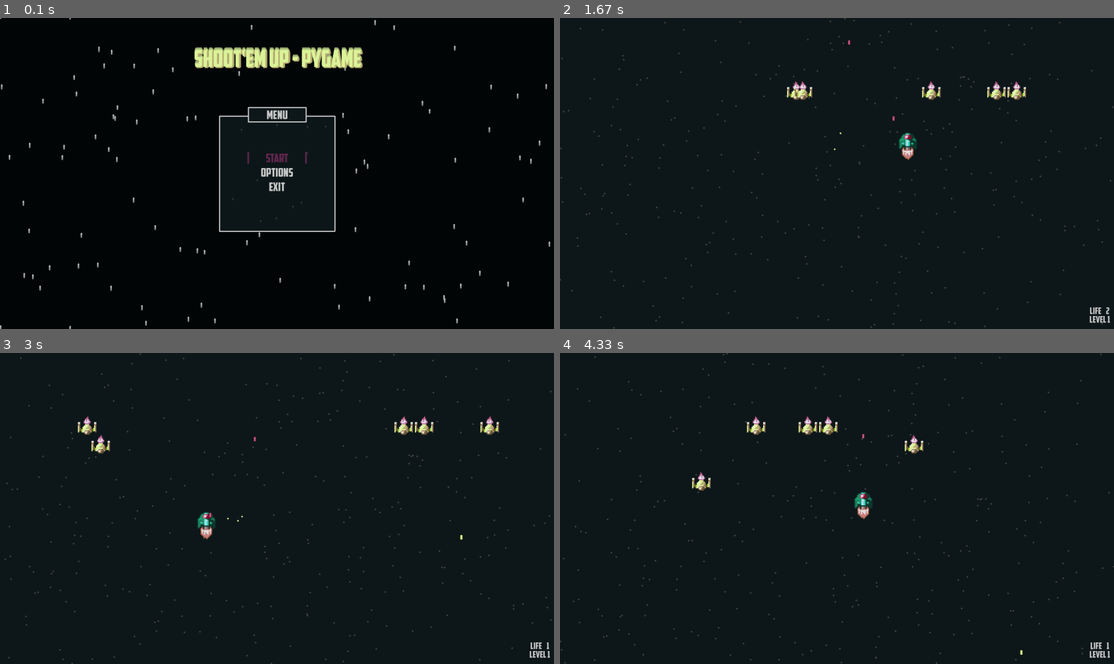
Above: before the commit, frames 1-4 (two rows, left to right).
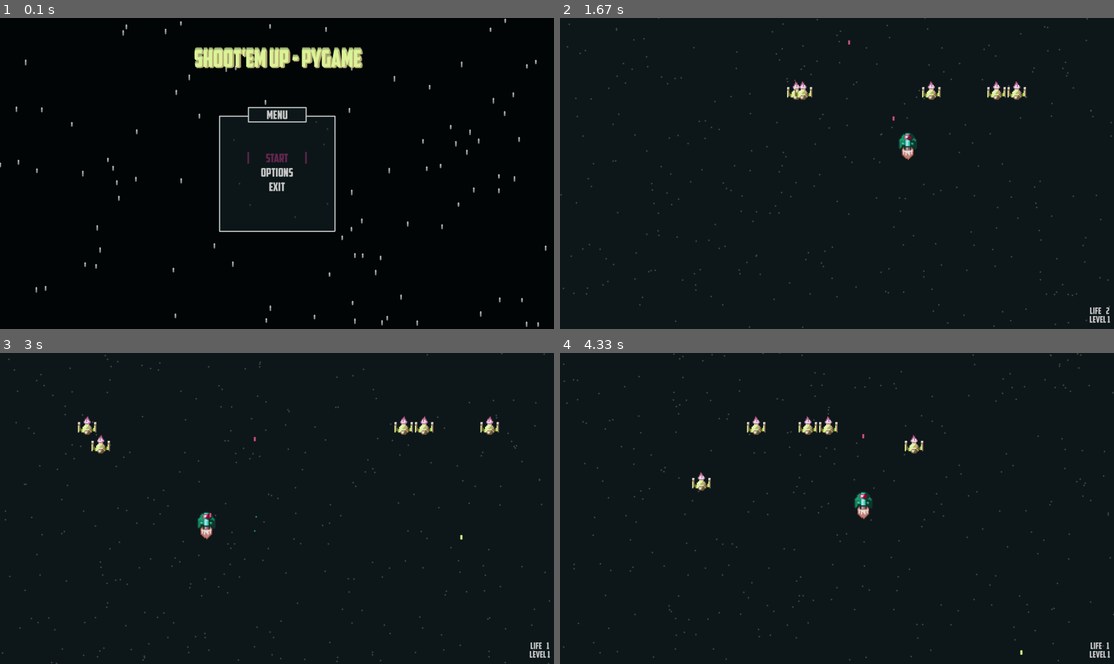
Above: after the commit, the same moments.

Repository: g-brrzzn/shootemup-Pygame
Game: pygame game, started from Game.py
Same seed, same stepped clock (60 frames per second), same inputs: the game is played once before the commit and once after it.
Inputs:
- Up to frame 1 (0.1 s): no input
- Up to frame 2 (1.67 s): tap Enter at 0.33 s; hold Up 0.67-1.13 s; hold Right 1.17-1.63 s; tap Space at 1.23, 1.53 s
- Up to frame 3 (3 s): hold Left 1.67-2.2 s; tap Space at 1.73, 2.03, 2.3, 2.63, 2.93 s; hold Down 2.23-2.53 s; hold Left 2.57-2.97 s
- Up to frame 4 (4.33 s): hold Up 3-3.37 s; tap Space at 3.07, 3.47, 3.77, 4.13 s; hold Right 3.4-4.03 s; hold Down from 4.07 s (still down)

The runs differ from the first frame. In frame 1, 1.1% of the frame differs, in the area x 0-100%, y 0-100%; in frame 2, 0.7%; in frame 3, 0.7%; in frame 4, 0.7%.

Commit message:
Refactor: particle system redesign (fixes #1)

Diff:
--- a/Game.py
+++ b/Game.py
@@ -6,6 +6,8 @@
 from classes.Bullet import Bullet
 from classes.Enemy import EnemyBase, Enemy1, Enemy2, Enemy3
 from classes.Player import Player
+from classes.particles.Fall import Fall
+from classes.particles.Explosion import Explosion
 from assets.AssetManager import AssetManager
 
 from states.Menu import Menu
@@ -15,7 +17,7 @@
 from states.GameOver import GameOver, Exit
 
 from constants.global_var import SCALE, config, FRAME_RATE, BACKGROUND_COLOR_GAME_1, BACKGROUND_COLOR_GAME_2, CONTROLS
-from constants.global_func import Fall, delta_time, vertical, text
+from constants.global_func import delta_time, vertical, text
 
 
 pygame.init()
@@ -46,7 +48,9 @@
         self.enemy_bullets = pygame.sprite.Group()
 
         self.player = Player((config.window_size[0] / 2, (config.window_size[1] / 2)+150), assets, self.all_sprites)
+        self.explosion = Explosion()
         self.background_fall = Fall(300)
+        self.particles = pygame.sprite.Group()
 
         self.next_state = "Pause"
         self.last_time = last_time
@@ -83,11 +87,13 @@
         self.player_bullets.update(dt)
         self.enemy_bullets.update(dt)
         self.background_fall.update(gravity=self.level*3/3)
+        self.explosion.update(dt)
+        self.particles.update(dt)
 
         enemy_hits = pygame.sprite.groupcollide(self.all_enemies, self.player_bullets, False, True)
         for enemy in enemy_hits:
+            self.explosion.create(enemy.rect.centerx, enemy.rect.centery)
             enemy.damage()
-            enemy.explosion.create(enemy.rect.centerx, enemy.rect.centery)
 
         player_hits = pygame.sprite.spritecollide(self.player, self.enemy_bullets, True)
         if player_hits:
@@ -117,6 +123,7 @@
         self.all_sprites.draw(surf)
 
         self.player.explosion.draw(surf)
+        self.explosion.draw(surf)
         for enemy in self.all_enemies:
             enemy.explosion.draw(surf)
 
--- a/classes/Enemy.py
+++ b/classes/Enemy.py
@@ -4,7 +4,7 @@
 from time import time
 
 from classes.Bullet import Bullet
-from constants.global_func import Explosion
+from classes.particles.Explosion import Explosion
 from constants.global_var import config, SCALED_SPRITE_SIZE
 
 class EnemyBase(pygame.sprite.Sprite):
@@ -23,6 +23,7 @@
         self.direction = choice([True, False])
         self.y_direction = False
         self.explosion = Explosion()
+        self.explosion.create(self.rect.centerx, self.rect.centery)
 
         self.last_time = time()
         self.last_damage = self.last_time
@@ -55,6 +56,7 @@
             pass
 
     def damage(self):
+        self.explosion.create(self.x, self.y)
         if self.life <= 1: self.kill()
         else: self.life -= 1
 
--- a/classes/Player.py
+++ b/classes/Player.py
@@ -3,8 +3,8 @@
 from pygame.locals import *
 
 from classes.Bullet import Bullet
-from constants.global_func import Explosion
-from constants.global_var import MAX_LIFE, CONTROLS, config, SPRITE_SIZE
+from classes.particles.Explosion import Explosion
+from constants.global_var import MAX_LIFE, CONTROLS, config, SPRITE_SIZE, PLAYER_COLOR_GREEN
 
 class Player(pygame.sprite.Sprite):
     def __init__(self, pos, assets_manager, *groups):
@@ -104,7 +104,7 @@
 
     def take_damage(self, assets):
         self.life -= 1
-        self.explosion.create(self.rect.center[0] - SPRITE_SIZE / 2, self.rect.center[1] - SPRITE_SIZE)
+        self.explosion.create(self.rect.center[0] - SPRITE_SIZE / 2, self.rect.center[1] - SPRITE_SIZE, PLAYER_COLOR_GREEN)
         pygame.mixer.Sound.play(assets.get_sound('hit'))
 
     def getLife(self):       return self.life
--- /dev/null
+++ b/classes/particles/Explosion.py
@@ -0,0 +1,51 @@
+import math
+from dataclasses import dataclass
+from typing import Tuple, List
+from random import uniform
+import pygame
+from pygame.math import Vector2
+
+@dataclass
+class Particle:
+    pos: Vector2
+    origin: Vector2
+    vel: Vector2
+    color: Tuple[int, int, int]
+    max_range: float
+
+class Explosion:
+    def __init__(self):
+        self.particles: List[Particle] = []
+
+    def create(self, x: float, y: float,
+               color: Tuple[int, int, int] = (221, 245, 154),
+               count: int = 50,
+               e_range: float = 50,
+               speed: float = 12.0,
+               range_variation: float = 0.4) -> None:
+        origin = Vector2(x, y)
+        for _ in range(count):
+            angle = uniform(0, 2 * math.pi)
+            magnitude = uniform(0.2, 1.0) * speed
+            vel = Vector2(math.cos(angle), math.sin(angle)) * magnitude
+            random_factor = 1.0 + uniform(-range_variation, range_variation)
+            particle_range = e_range * random_factor
+
+            p = Particle(pos=origin.copy(),
+                         origin=origin.copy(),
+                         vel=vel,
+                         color=color,
+                         max_range=particle_range)
+            self.particles.append(p)
+
+    def update(self, dt: float) -> None:
+        alive: List[Particle] = []
+        for p in self.particles:
+            p.pos += p.vel * dt
+            if (p.pos - p.origin).length_squared() <= (p.max_range * p.max_range):
+                alive.append(p)
+        self.particles = alive
+
+    def draw(self, surf: pygame.Surface) -> None:
+        for p in self.particles:
+            pygame.draw.circle(surf, p.color, (int(p.pos.x), int(p.pos.y)), 3)
--- /dev/null
+++ b/classes/particles/Fall.py
@@ -0,0 +1,46 @@
+import pygame
+from dataclasses import dataclass
+from typing import Tuple, List
+from random import randint, uniform
+from pygame.math import Vector2
+from constants.global_var import config
+
+@dataclass
+class Drop:
+    pos: Vector2
+    fall_speed: float
+    radius: int = 3
+    color: Tuple[int, int, int] = (70, 70, 70)
+
+class Fall:
+    def __init__(self, amount: int):
+        self.drops: List[Drop] = []
+        width, height = config.window_size
+        for _ in range(amount):
+            x = randint(1, width - 1)
+            y = randint(1, height - 1)
+            fall_speed = uniform(0.1, 0.9)
+            self.drops.append(Drop(pos=Vector2(x, y), fall_speed=fall_speed))
+
+    def update(self, gravity: float = 0.3, wind: float = 0.3, dt: float = 1.0) -> None:
+        width, height = config.window_size
+        for drop in self.drops:
+            drop.pos.y += (gravity + drop.fall_speed) * dt
+
+            if wind != 0:
+                drop.pos.x += wind * dt
+            if drop.pos.y > height:
+                drop.pos.y = 0
+                drop.pos.x = randint(0, width - 1)
+            elif drop.pos.y < 0:
+                drop.pos.y = height
+
+            if drop.pos.x > width:
+                drop.pos.x = 0
+            elif drop.pos.x < 0:
+                drop.pos.x = width
+
+    def draw(self, surf: pygame.Surface, color: Tuple[int, int, int] = None) -> None:
+        for drop in self.drops:
+            c = color if color is not None else drop.color
+            pygame.draw.circle(surf, pygame.Color(c), (int(drop.pos.x), int(drop.pos.y)), drop.radius)
--- a/constants/global_func.py
+++ b/constants/global_func.py
@@ -1,7 +1,5 @@
 import pygame
 from time import time
-from random import randint, uniform
-
 from .global_var import (
     config, FRAME_RATE, BACKGROUND_COLOR_1, BACKGROUND_COLOR_2,
     TITLE_YELLOW_1, TITLE_YELLOW_2, BACKGROUND_COLOR_MENU_1, GAME_COLOR
@@ -83,68 +81,6 @@
     v = pygame.transform.scale(big_surf, size)
     surf.blit(v, (axis_x, axis_y))
 
-
-class Fall:
-    def __init__(self, amount):
-        self.locs = []
-        for i in range(amount):
-            snowloc = [randint(1, config.window_size[0] - 1), randint(1, config.window_size[1] - 1)]
-            self.locs.append(snowloc)
-
-    def update(self, gravity=0.3, wind=0.3):
-        for loc in self.locs:
-            loc[1] += gravity + uniform(0.1, 0.9)
-
-            if wind > 0:
-                loc[0] += wind
-            if gravity < 0:
-                if loc[1] < 0: loc[1] = config.window_size[1]
-                if loc[0] < 0: loc[0] = config.window_size[0]
-
-            if loc[1] > config.window_size[1]: loc[1] = 0
-            if loc[0] > config.window_size[0]: loc[0] = 0
-
-    def draw(self, surf, color=(70, 70, 70)):
-        [pygame.draw.circle(surf, pygame.Color(color), loc, 3) for loc in self.locs]
-
-class Explosion:
-    locs = []
-    explosion_color = [(221, 245, 154), (28, 162, 111)] # 0 - 1st enemy color; 1 - Player color; 2 -
-    def create(self, x, y, index_color=0, e_range=50):
-        for i in range(50):
-            loc = [x, y, x, y, index_color, e_range]  # actual_x, actual_y, old_x, old_y, index_color, explosion_range
-            self.locs.append(loc)
-
-    def update(self, dt, speed=7):
-        for loc in self.locs:
-            randx = randint(-1, 1)
-            randy = randint(-1, 1)
-
-            if randx == 1:
-                loc[0] += speed * dt
-                try:
-                    if loc[0] > loc[2] + loc[5]: self.locs.remove(loc)
-                except: pass
-            elif randx == -1:
-                loc[0] -= speed * dt
-                try:
-                    if loc[0] < loc[2] - loc[5]: self.locs.remove(loc)
-                except: pass
-            if randy == 1:
-                loc[1] += speed * dt
-                try:
-                    if loc[1] > loc[3] + loc[5]: self.locs.remove(loc)
-                except: pass
-            elif randy == -1:
-                loc[1] -= speed * dt
-                try:
-                    if loc[1] < loc[3] - loc[5]: self.locs.remove(loc)
-                except: pass
-
-    def draw(self, surf):
-        [pygame.draw.circle(surf, self.explosion_color[loc[4]], [loc[0], loc[1]], 3) for loc in self.locs]
-
-
 def MenuMaker(options, title, selected, surf, assets):
     vertical(surf)
     for i in range(200):
--- a/constants/global_var.py
+++ b/constants/global_var.py
@@ -61,8 +61,9 @@
 BACKGROUND_COLOR_MENU_1 = (BACKGROUND_COLOR_1[0], BACKGROUND_COLOR_1[1], BACKGROUND_COLOR_1[2], 20)
 BACKGROUND_COLOR_MENU_2 = (BACKGROUND_COLOR_2[0], BACKGROUND_COLOR_2[1], BACKGROUND_COLOR_2[2], 20)
 
-TITLE_YELLOW_1 = (221, 245, 154)
-TITLE_YELLOW_2 = (185, 174, 115)
+TITLE_YELLOW_1 =     (221, 245, 154)
+TITLE_YELLOW_2 =     (185, 174, 115)
+PLAYER_COLOR_GREEN = (28, 162, 111)
 
 
 CONTROLS = {
--- a/states/GameOver.py
+++ b/states/GameOver.py
@@ -3,7 +3,8 @@
 from pygame.locals import *
 
 from states.GameState import GameState
-from constants.global_func import vertical, MenuMaker, Fall
+from constants.global_func import vertical, MenuMaker
+from classes.particles.Fall import Fall
 from constants.global_var import CONTROLS, GAME_COLOR
 
 class Exit(GameState):
@@ -62,7 +63,7 @@
         self.fall = Fall(100)
 
     def update(self, assets):
-        self.fall.update(-1.5, 3)
+        self.fall.update(-2, 3)
 
     def draw(self, surf, assets):
         vertical(surf)
--- a/states/Menu.py
+++ b/states/Menu.py
@@ -5,7 +5,8 @@
 from random import randint
 
 from states.GameState import GameState
-from constants.global_func import delta_time, title_text, vertical, MenuMaker, Fall
+from classes.particles.Fall import Fall
+from constants.global_func import delta_time, title_text, vertical, MenuMaker
 from constants.global_var import config, CONTROLS, BACKGROUND_COLOR_MENU_1, BACKGROUND_COLOR_MENU_2
 
 
--- a/states/Options.py
+++ b/states/Options.py
@@ -2,7 +2,8 @@
 from pygame.locals import *
 
 from states.GameState import GameState
-from constants.global_func import vertical, MenuMaker, Fall, bool2Switch
+from classes.particles.Fall import Fall
+from constants.global_func import vertical, MenuMaker, bool2Switch
 from constants.global_var import config, CONTROLS, BACKGROUND_COLOR_MENU_1, BACKGROUND_COLOR_MENU_2
 
 
